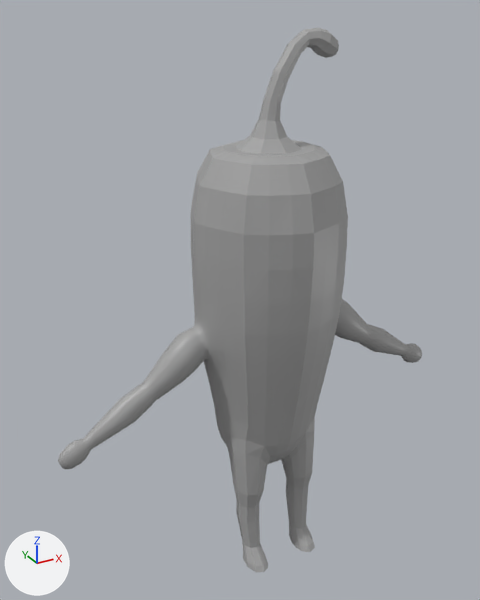
The COLLADA model SpicyHero/Game.scnassets/character/jumpingImpulse.dae as it was, and as the next commit left it.
Before and after are seen from a 50 mm camera at (-4.83, -7.95, 8.6) aimed at (-0.29, 0.31, 4.47). The axes (+X, +Y, +Z) are drawn at lower left. The lights are the same throughout. Where no turn or scale is listed for an object, it has been applied to the vertices.
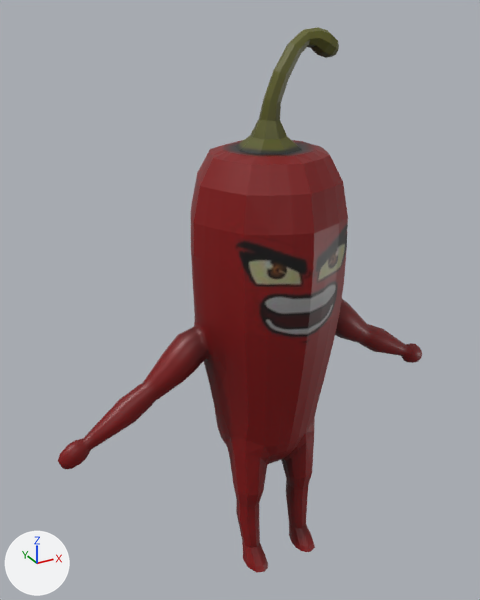
Boxes [x1, y1, x2, y2] around the edits, measured in the pictures (480 x 600 px):
'Circle', surface changed (grey to red): [58, 27, 422, 573] in both

The change, as a list of edits to the scene's bpy script:
```text
Add img_pepper_jpg:
    img_pepper_jpg = load_image('pepper.jpg', '../textures/pepper.jpg', 512, 512, 'sRGB')
Change mat_material_001:
    remove mat_material_001.base_color = (0.367, 0.367, 0.367)  # grey #a3a3a3
    add mat_material_001.texture = img_pepper_jpg
```
